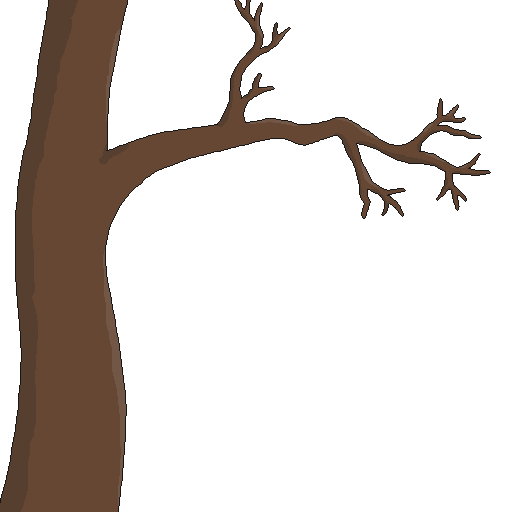
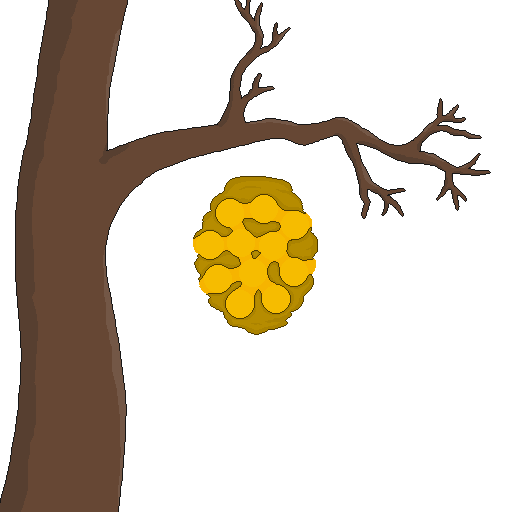
The second 512 × 512 image is a revision of the first. Changes to its layers:
showed "Layer 7" over left=193, top=176, right=318, bottom=335
